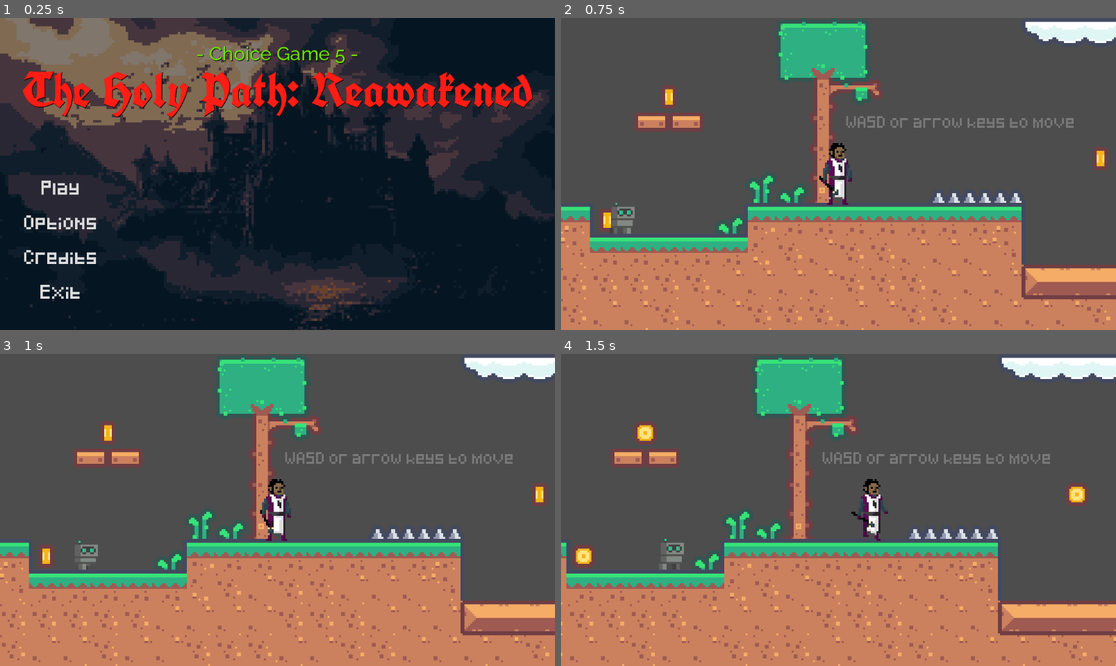
Above: before the commit, frames 1-4 (two rows, left to right).
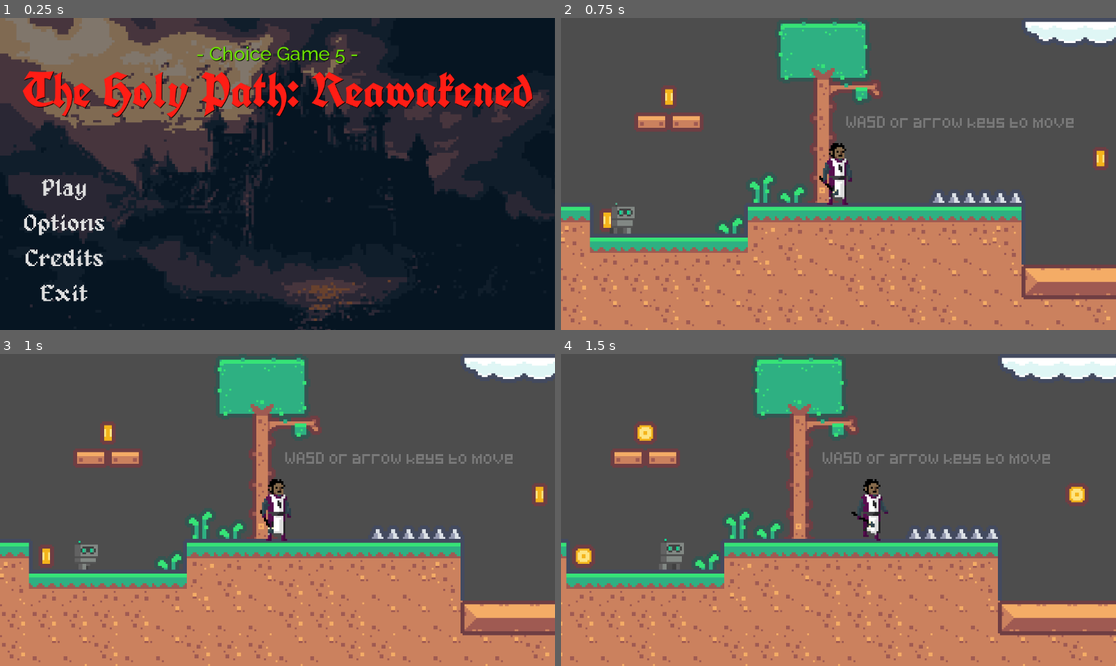
Above: after the commit, the same moments.

Repository: choice-games-media/the-holy-path-reawakened
Game: Godot game, scene res://scenes/menu.tscn
Two runs of this game, one before a commit and one after it. Both use one fixed random seed, a clock stepped at 60 frames per second and the inputs below.
Inputs:
- Up to frame 1 (0.25 s): no input
- Up to frame 2 (0.75 s): click "Play" at 0.5 s
- Up to frame 3 (1 s): no input
- Up to frame 4 (1.5 s): hold D (move_right) from 1.28 s (still down)

The runs differ from the first frame. In frame 1, 1.4% of the frame differs, in the area x 4-19%, y 51-91%; in frame 2, nothing differs; in frame 3, nothing differs; in frame 4, nothing differs.

Commit message:
New font
Definitely not procrastinating on other changes

Diff:
--- a/scenes/buttons.tres
+++ b/scenes/buttons.tres
@@ -1,6 +1,6 @@
 [gd_resource type="Theme" load_steps=7 format=3 uid="uid://igtoaofdblne"]
 
-[ext_resource type="FontFile" uid="uid://dj6utnp08pego" path="res://assets/fonts/Pixeled.ttf" id="1_d7dp8"]
+[ext_resource type="FontFile" uid="uid://c0pfp6ylxigmk" path="res://assets/fonts/alagard.ttf" id="1_3n8tu"]
 
 [sub_resource type="StyleBoxEmpty" id="StyleBoxEmpty_q8itd"]
 
@@ -15,8 +15,8 @@
 [resource]
 Button/colors/font_hover_color = Color(0.94902, 0.94902, 0, 1)
 Button/colors/font_pressed_color = Color(0, 0, 0.94902, 1)
-Button/font_sizes/font_size = 24
-Button/fonts/font = ExtResource("1_d7dp8")
+Button/font_sizes/font_size = 50
+Button/fonts/font = ExtResource("1_3n8tu")
 Button/styles/disabled = SubResource("StyleBoxEmpty_q8itd")
 Button/styles/focus = SubResource("StyleBoxEmpty_2c6mx")
 Button/styles/hover = SubResource("StyleBoxEmpty_oqihj")
--- a/scenes/game.tscn
+++ b/scenes/game.tscn
@@ -527,12 +527,12 @@
 
 [connection signal="body_entered" from="World/Foreground/Coin" to="World/Foreground/Coin" method="_on_body_entered"]
 [connection signal="body_entered" from="World/Foreground/Key" to="World/Foreground/Key" method="_on_body_entered"]
-[connection signal="body_entered" from="World/Foreground/@Area2D@17596" to="World/Foreground/@Area2D@17596" method="_on_body_entered"]
-[connection signal="body_entered" from="World/Foreground/@Area2D@17597" to="World/Foreground/@Area2D@17597" method="_on_body_entered"]
-[connection signal="body_entered" from="World/Foreground/@Area2D@17598" to="World/Foreground/@Area2D@17598" method="_on_body_entered"]
-[connection signal="body_entered" from="World/Foreground/@Area2D@17599" to="World/Foreground/@Area2D@17599" method="_on_body_entered"]
-[connection signal="body_entered" from="World/Foreground/@Area2D@17600" to="World/Foreground/@Area2D@17600" method="_on_body_entered"]
-[connection signal="body_entered" from="World/Foreground/@Area2D@17602" to="World/Foreground/@Area2D@17602" method="_on_body_entered"]
-[connection signal="body_entered" from="World/Foreground/@Area2D@17603" to="World/Foreground/@Area2D@17603" method="_on_body_entered"]
-[connection signal="body_entered" from="World/Foreground/@Area2D@17604" to="World/Foreground/@Area2D@17604" method="_on_body_entered"]
-[connection signal="body_entered" from="World/Foreground/@Area2D@20341" to="World/Foreground/@Area2D@20341" method="_on_body_entered"]
+[connection signal="body_entered" from="World/Foreground/@Area2D@23039" to="World/Foreground/@Area2D@23039" method="_on_body_entered"]
+[connection signal="body_entered" from="World/Foreground/@Area2D@23040" to="World/Foreground/@Area2D@23040" method="_on_body_entered"]
+[connection signal="body_entered" from="World/Foreground/@Area2D@23041" to="World/Foreground/@Area2D@23041" method="_on_body_entered"]
+[connection signal="body_entered" from="World/Foreground/@Area2D@23042" to="World/Foreground/@Area2D@23042" method="_on_body_entered"]
+[connection signal="body_entered" from="World/Foreground/@Area2D@23043" to="World/Foreground/@Area2D@23043" method="_on_body_entered"]
+[connection signal="body_entered" from="World/Foreground/@Area2D@23044" to="World/Foreground/@Area2D@23044" method="_on_body_entered"]
+[connection signal="body_entered" from="World/Foreground/@Area2D@23045" to="World/Foreground/@Area2D@23045" method="_on_body_entered"]
+[connection signal="body_entered" from="World/Foreground/@Area2D@23046" to="World/Foreground/@Area2D@23046" method="_on_body_entered"]
+[connection signal="body_entered" from="World/Foreground/@Area2D@23047" to="World/Foreground/@Area2D@23047" method="_on_body_entered"]
--- a/scenes/menu.tscn
+++ b/scenes/menu.tscn
@@ -74,6 +74,7 @@
 layout_mode = 2
 size_flags_horizontal = 4
 size_flags_vertical = 4
+theme_override_constants/separation = 25
 
 [node name="PlayButton" type="Button" parent="MarginContainer2/VBoxContainer"]
 layout_mode = 2
Not shown, changed: CREDITS.txt
Binary file added: assets/fonts/alagard.ttf
Not shown, added: assets/fonts/alagard.ttf.import
